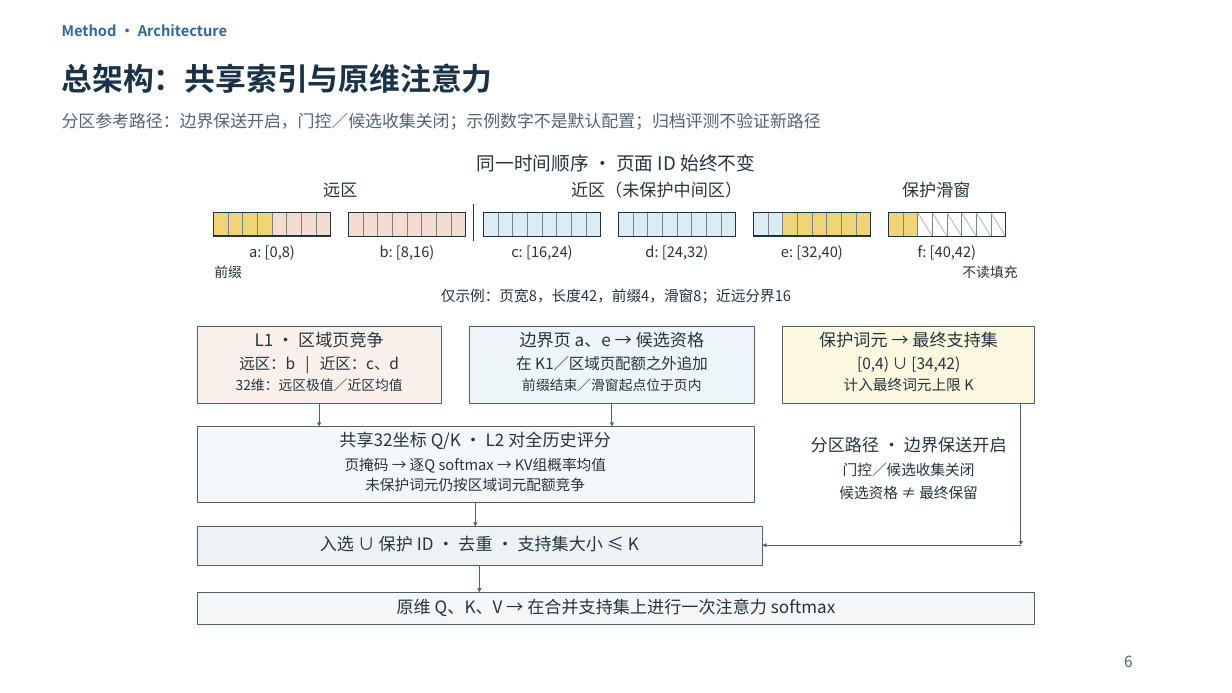
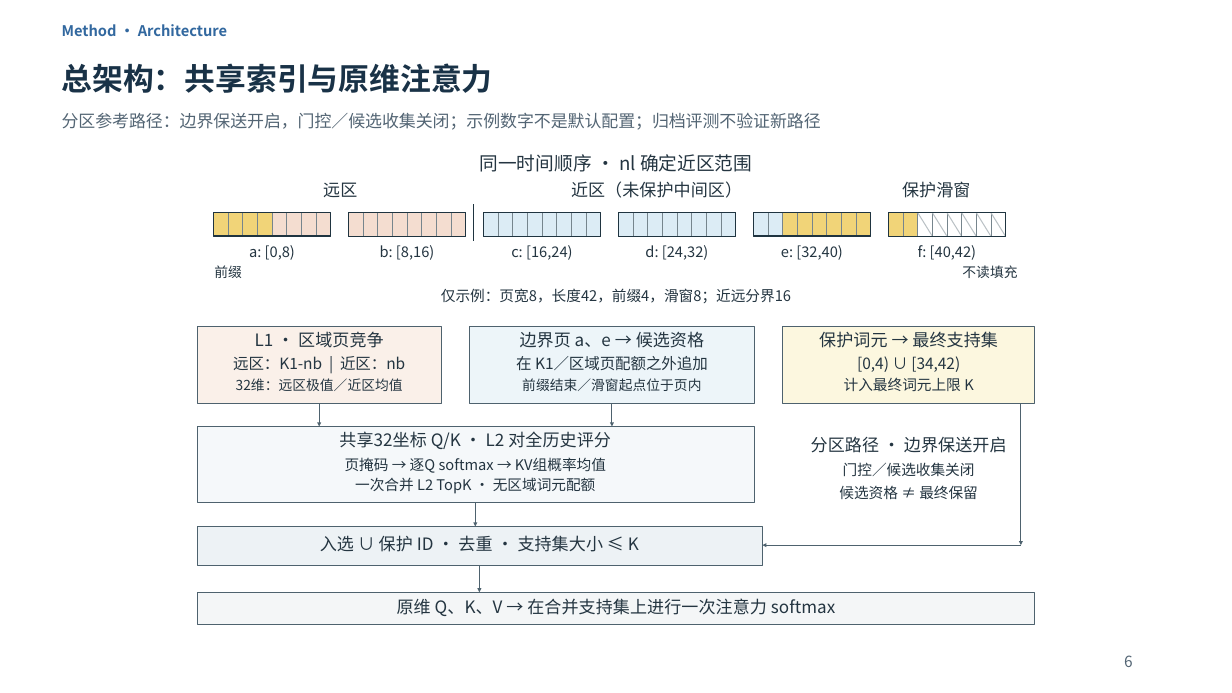
Before and after one commit to Chosen-David/two-level-attention, a slide deck: slide 6 of agent_doc/advice/dac_manuscript/presentation/TwoLevel_UserEdited_20261014.pptx. Drawn at 1232x693 pixels with LibreOffice and Linux fonts; fonts in the diff are those of the drawing. Boxes give left, top, right and bottom in pixels: in the first picture for what was removed or moved away, otherwise in the second. Text is boxed around its words. In the diff, an @@ line names an element or a change of style, - is before the commit and + after.

```diff
--- a/agent_doc/advice/dac_manuscript/presentation/TwoLevel_UserEdited_20261014.pptx
+++ b/agent_doc/advice/dac_manuscript/presentation/TwoLevel_UserEdited_20261014.pptx
@@ text at box(480, 154, 752, 172): text changed @@
-同一时间顺序 · 页面 ID 始终不变
+同一时间顺序 · nl 确定近区范围
@@ text at box(233, 356, 405, 370): text changed @@
-远区：b | 近区：c、d
+远区：K1-nb | 近区：nb
@@ text at box(355, 477, 596, 494): text changed @@
-未保护词元仍按区域词元配额竞争
+一次合并 L2 TopK · 无区域词元配额
```
Also in this commit, not shown: 12 other slides changed, 59 other files.
